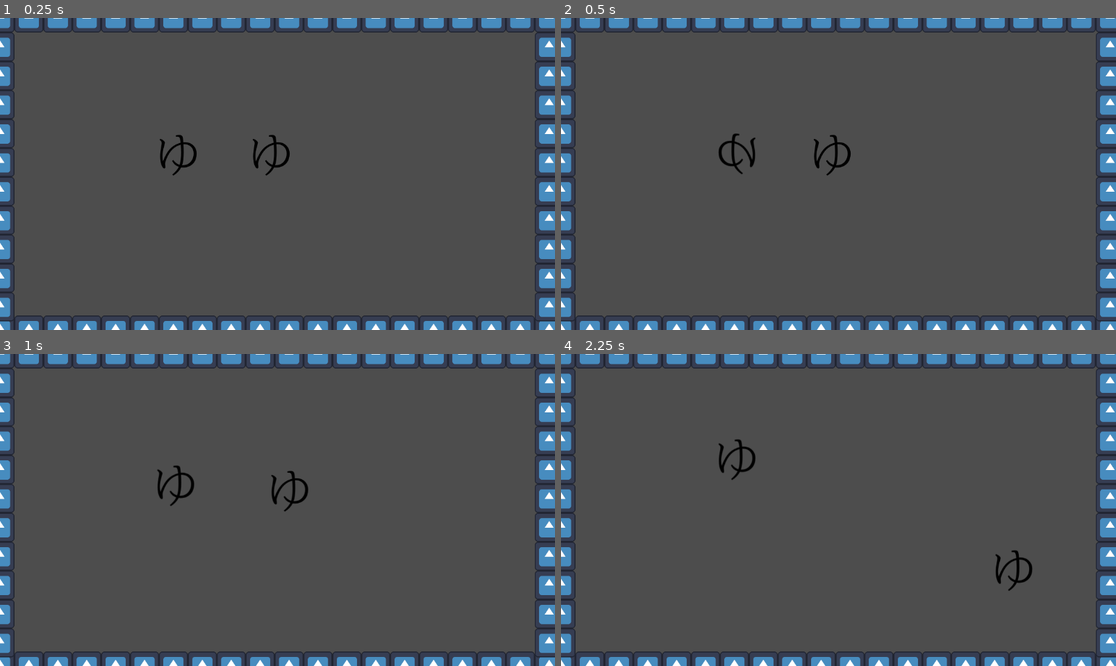
Above: before the commit, frames 1-4 (two rows, left to right).
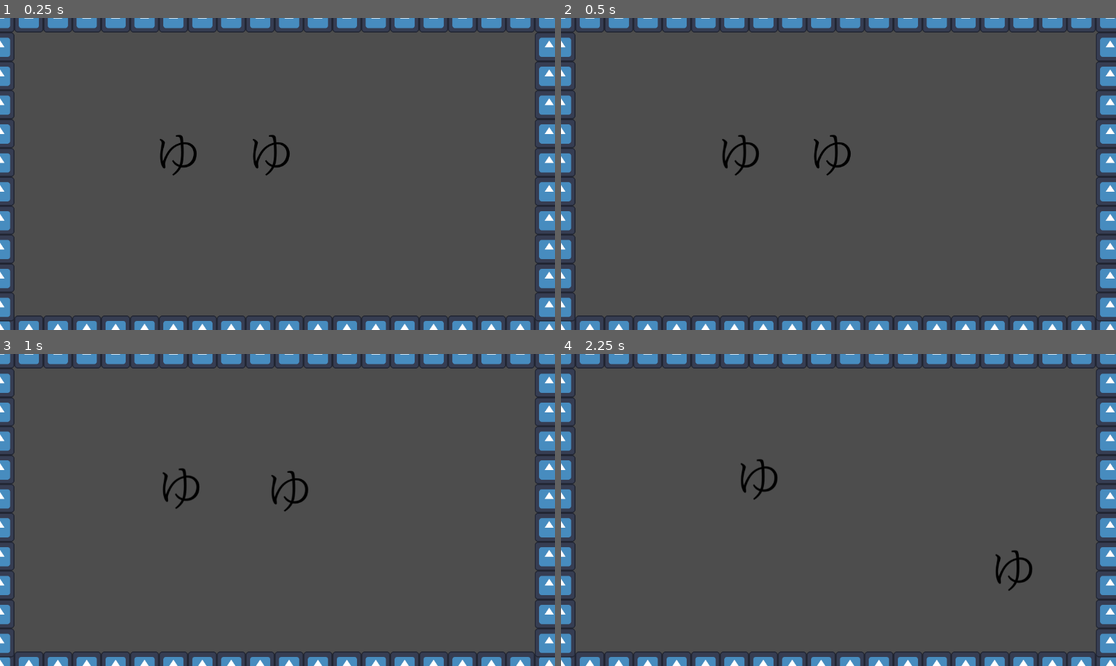
Above: after the commit, the same moments.

Repository: geometriccross/aquarium
Game: Godot game, scene res://tscn/main.tscn
Same seed, same stepped clock (60 frames per second), same inputs: the game is played once before the commit and once after it. The engine's default icon, where the game draws it, is replaced by a stand-in: a white triangle on a blue panel in a dark square.
Inputs (mouse positions are in pixels of both pictures, inside the frame that each line leads up to):
- Up to frame 1 (0.25 s): no input
- Up to frame 2 (0.5 s): no input
- Up to frame 3 (1 s): move the mouse to (399, 494) at 0.52 s; hold D from 0.53 s (still down); click (399, 494) at 0.67 s
- Up to frame 4 (2.25 s): move the mouse to (727, 525) at 1.27 s; release D at 1.28 s; hold S 1.28-2.03 s; move the mouse to (894, 441) at 2.02 s; hold D from 2.03 s (still down)

Frame 1 is identical in both runs. In frame 2, 0.4% of the frame differs, in the area x 28-36%, y 36-51%; in frame 3, 0.4%; in frame 4, 0.5%, in the area x 28-40%, y 27-47%.

Commit message:
IDLEステートを追加

Diff:
--- a/src/fish.gd
+++ b/src/fish.gd
@@ -14,13 +14,15 @@
 var _RANDOM = "random"
 var _ESCAPE = "escape"
 var _FOCUS = "focus"
+var _IDLE = "idle"
 var _state = _RANDOM
 
 #左から順にnoraml, focus, escapeへと移る確率をあらわした、行動のテーブル
 var _behavior_table := {
-	_RANDOM: [[0.6, random_walk, _RANDOM], [0.2, focus_walk, _FOCUS], [0, escape_walk, _ESCAPE]],
-	_ESCAPE: [[0.3, random_walk, _RANDOM], [0.2, focus_walk, _FOCUS], [0.5, escape_walk, _ESCAPE]],
-	_FOCUS: [[0.2, random_walk, _RANDOM], [0.5, focus_walk, _FOCUS], [0.3, escape_walk, _ESCAPE]]
+	_RANDOM: 	[[0.4, utility.id, _IDLE], [0.5, random_walk, _RANDOM], [0.1, focus_walk, _FOCUS], [0, escape_walk, _ESCAPE]],
+	_IDLE: 		[[0.3, utility.id, _IDLE], [0.7, random_walk, _RANDOM], [0, focus_walk, _FOCUS], [0, escape_walk, _ESCAPE]],
+	_ESCAPE: 	[[0.1, utility.id, _IDLE], [0.2, random_walk, _RANDOM], [0.2, focus_walk, _FOCUS], [0.5, escape_walk, _ESCAPE]],
+	_FOCUS: 	[[0.2, utility.id, _IDLE], [0.2, random_walk, _RANDOM], [0.4, focus_walk, _FOCUS], [0.2, escape_walk, _ESCAPE]]
 }
 
 const utility = preload("res://src/utility.gd")
@@ -66,7 +68,7 @@
 
 func behavior_choice(state: String, table: Dictionary) -> Array:
 	var p = randf_range(0.0, 1.0)
-	var result = [random_walk, _RANDOM] #もし何も当たらなかった場合に実行される
+	var result = [utility.id, _IDLE] #もし何も当たらなかった場合に実行される
 	for p_and_f in table[state]:
 		if p_and_f[0] > p:
 			result = [p_and_f[1], p_and_f[2]]
